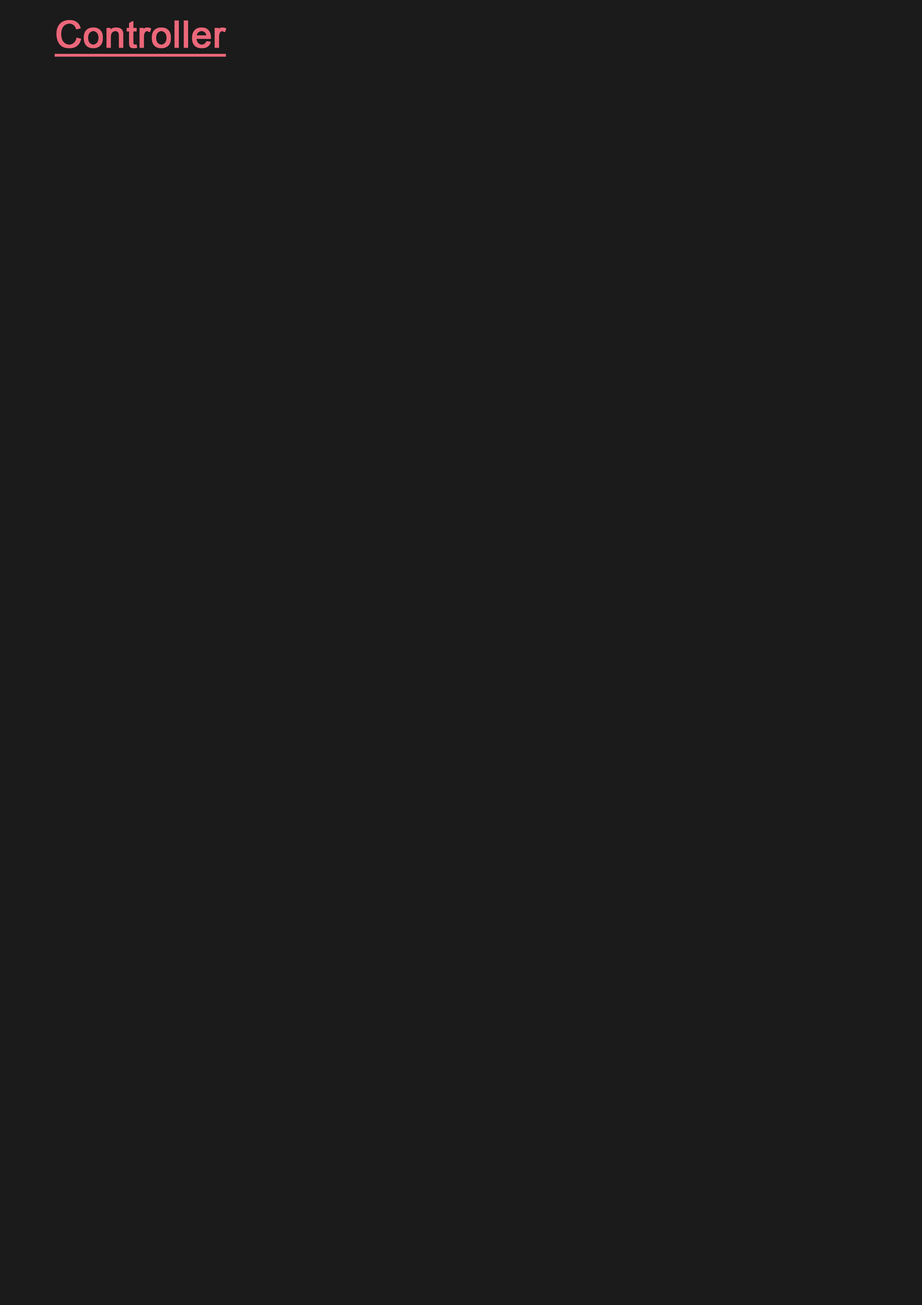
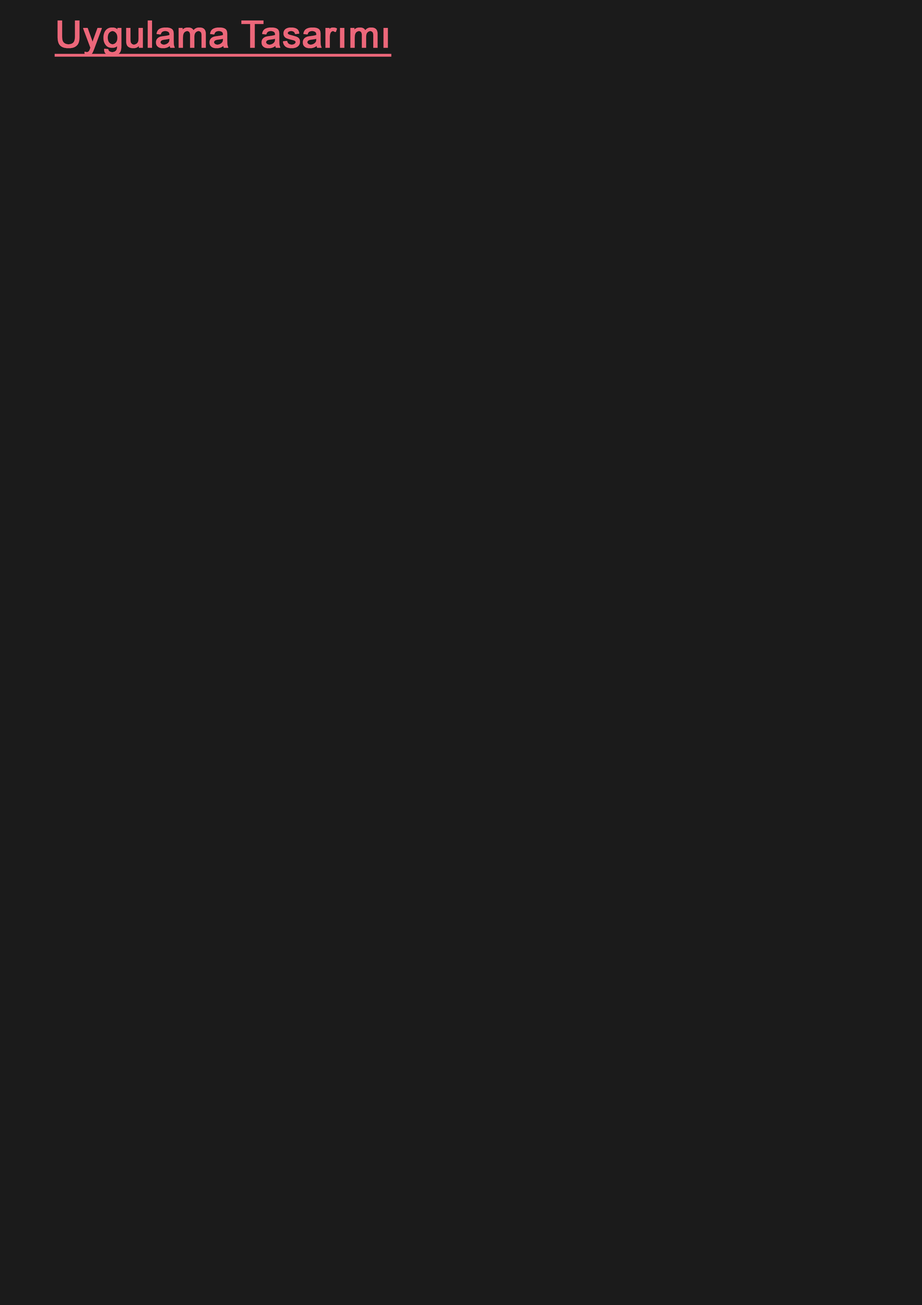
Two versions of the same layered image (922 × 1305). Layer-by-layer changes:
renamed "Controller" to "Uygulama Tasarımı", painted on it over [56, 20, 392, 57]
